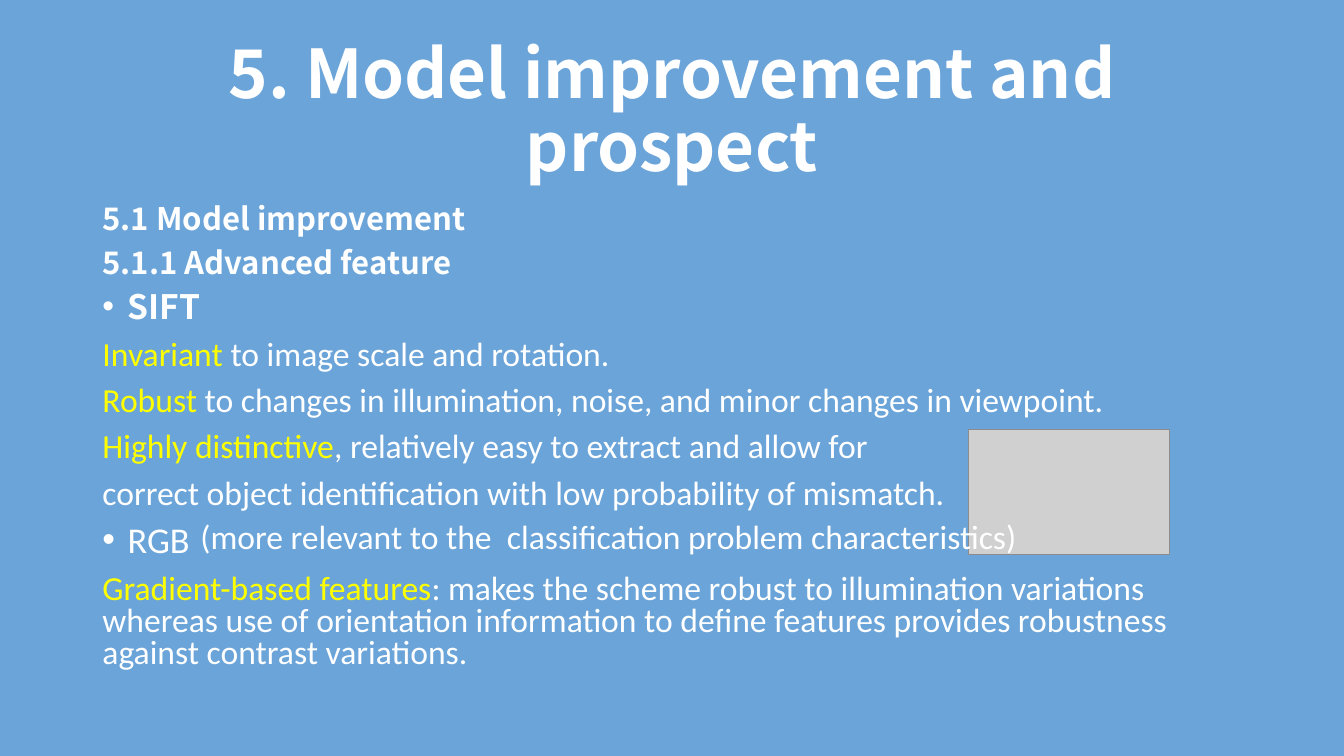
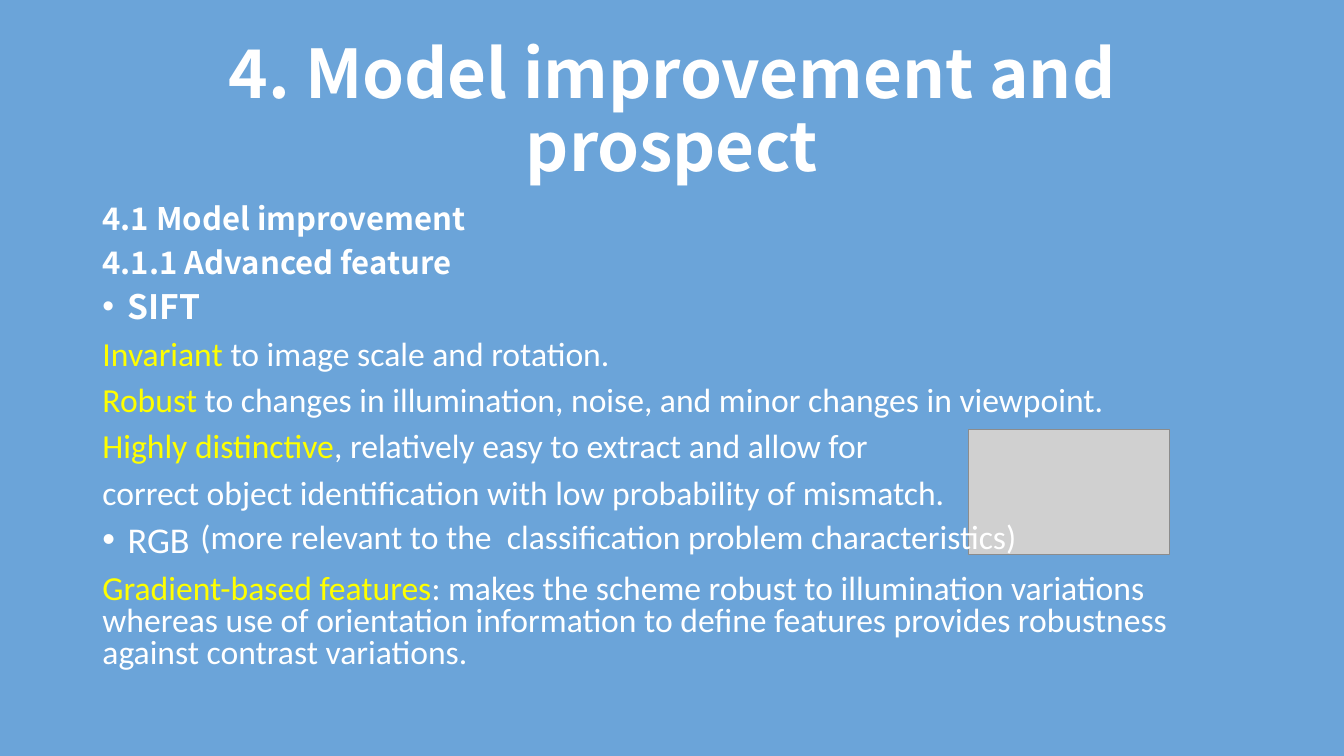
Before and after one commit to TZstatsADS/Spring2018-Project3-Group4, a slide deck: slide 11 of doc/model selection and evaluation.pptx. Drawn at 1344x756 pixels with LibreOffice and Linux fonts; fonts in the diff are those of the drawing; grey boxes stand for pictures. Boxes give left, top, right and bottom in pixels: in the first picture for what was removed or moved away, otherwise in the second. Text is boxed around its words. In the diff, an @@ line names an element or a change of style, - is before the commit and + after.

```diff
--- a/doc/model selection and evaluation.pptx
+++ b/doc/model selection and evaluation.pptx
@@ title at box(228, 43, 1115, 186): text changed @@
-5. Model improvement and prospect
+4. Model improvement and prospect
@@ text at box(102, 205, 465, 275): text changed @@
-5.1 Model improvement
-5.1.1 Advanced feature
+4.1 Model improvement
+4.1.1 Advanced feature
```
Also in this commit, not shown: 12 other slides changed.
